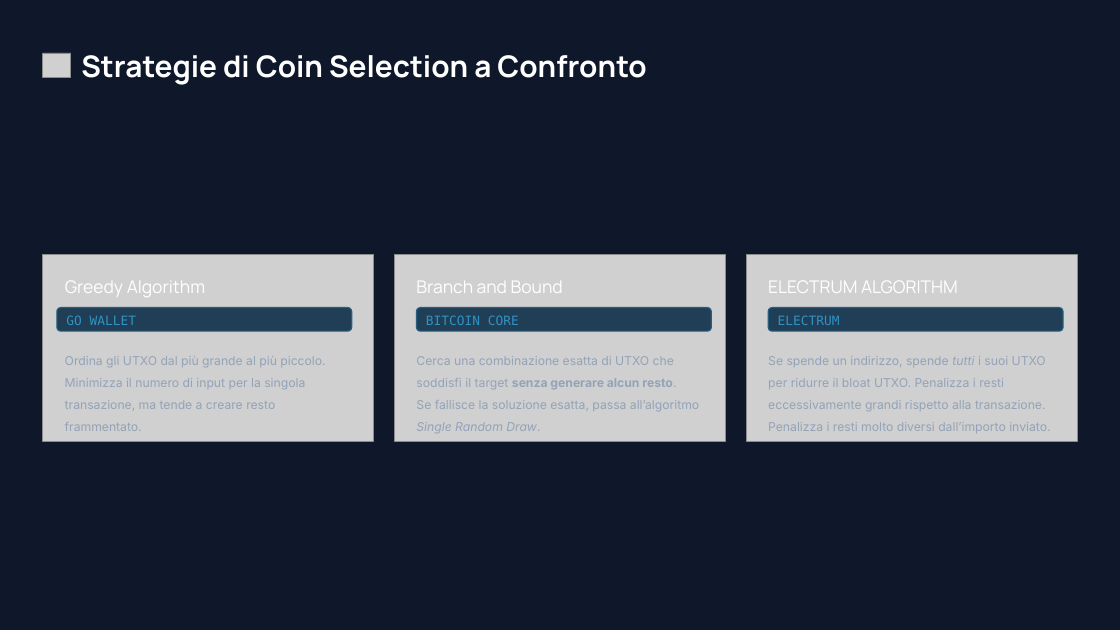
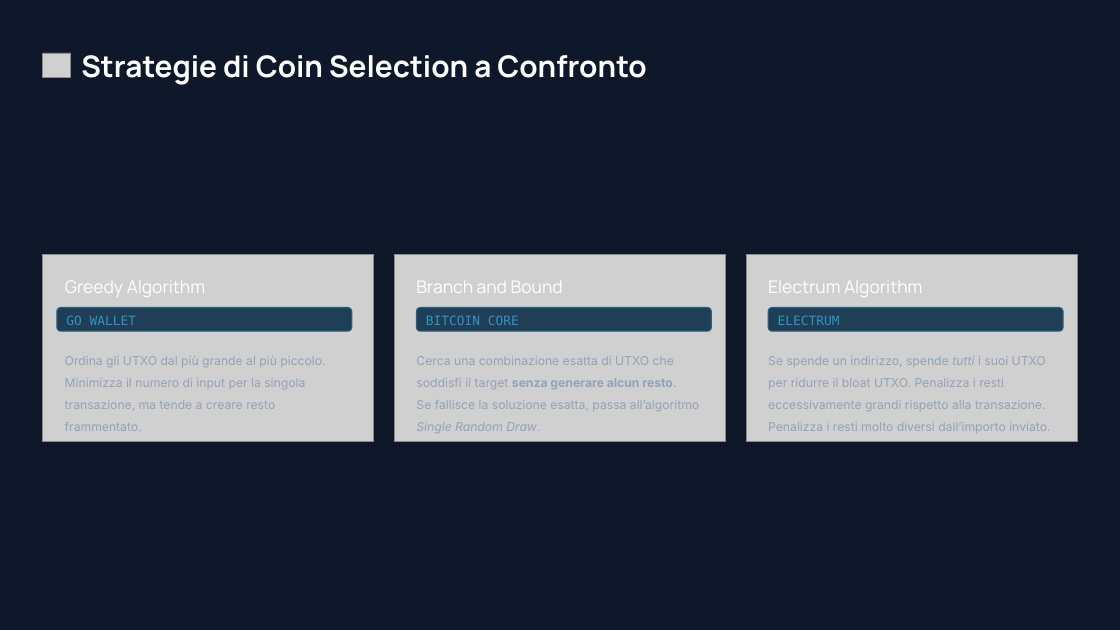
Before and after one commit to IonutZbir/University, a slide deck: slide 16 of Magistrale/PCD/esame/presentazione.pptx. Drawn at 1120x630 pixels with LibreOffice and Linux fonts; fonts in the diff are those of the drawing; grey boxes stand for pictures; background and template pictures are left out. Boxes give left, top, right and bottom in pixels: in the first picture for what was removed or moved away, otherwise in the second. Text is boxed around its words. In the diff, an @@ line names an element or a change of style, - is before the commit and + after.

```diff
--- a/Magistrale/PCD/esame/presentazione.pptx
+++ b/Magistrale/PCD/esame/presentazione.pptx
@@ text at (768,281,922,297): text changed @@
-ELECTRUM ALGORITHM
+Electrum Algorithm
```
Also in this commit, not shown: 1 other slide changed, 1 slide added, 1 slide removed, 11 other files.
